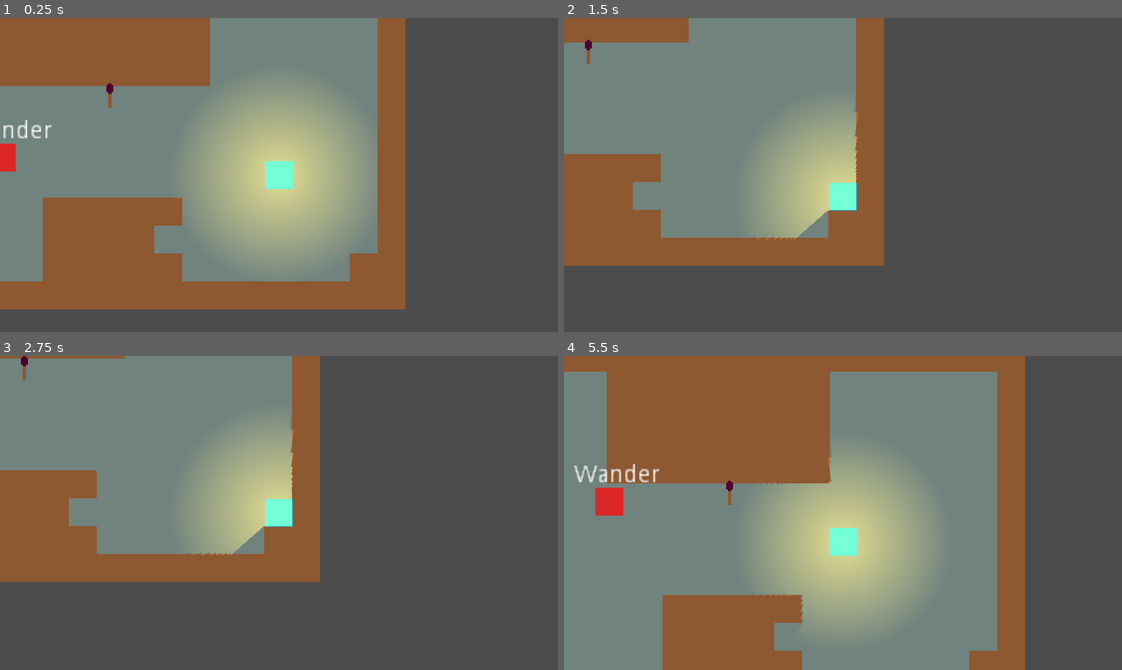
Above: before the commit, frames 1-4 (two rows, left to right).
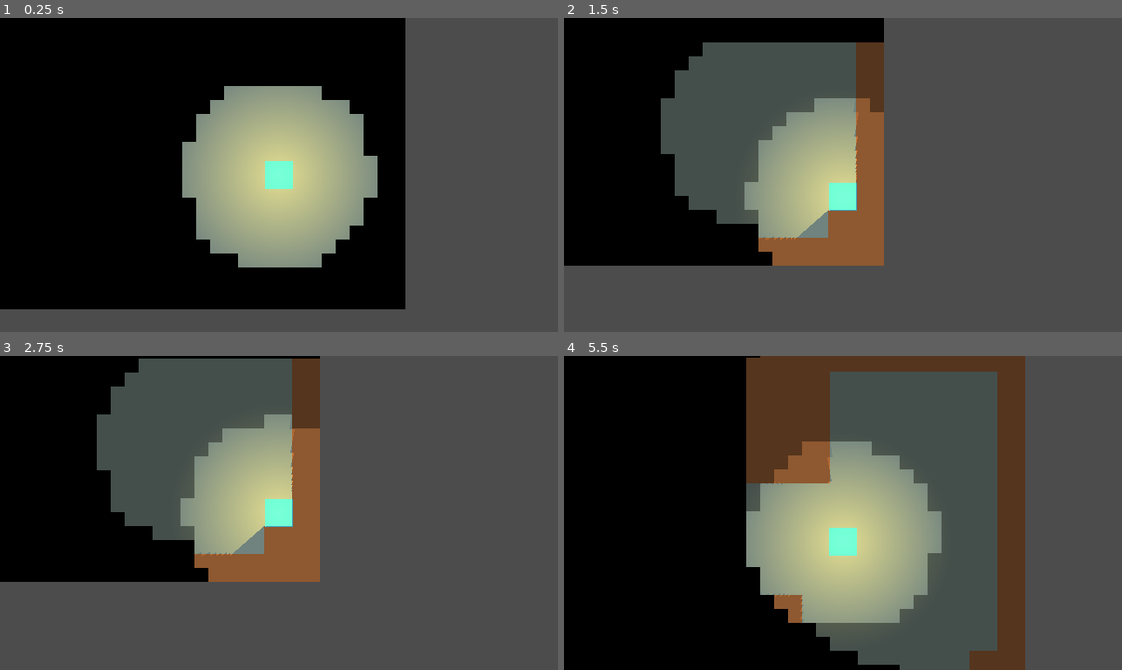
Above: after the commit, the same moments.

Repository: MrBSmith/Global2021
Game: Godot game, scene res://Scenes/Level/Level.tscn
Two runs of this game, one before a commit and one after it. Both use one fixed random seed, a clock stepped at 60 frames per second and the inputs below.
Inputs:
- Up to frame 1 (0.25 s): no input
- Up to frame 2 (1.5 s): tap Enter (ui_accept) at 0.5, 0.77 s; hold Right (ui_right) 0.53-1.28 s; hold Down (ui_down) from 1.28 s (still down)
- Up to frame 3 (2.75 s): tap Enter (ui_accept) at 1.52 s; release Down (ui_down) at 2.03 s; hold Right (ui_right) from 2.03 s (still down)
- Up to frame 4 (5.5 s): tap Enter (ui_accept) at 2.75, 3.02, 3.77, 4.52, 5 s; release Right (ui_right) at 2.78 s; hold Up (ui_up) 2.78-3.53 s; hold Left (ui_left) 3.53-5.03 s; hold Down (ui_down) from 5.03 s (still down)

The runs differ from the first frame. In frame 1, 51% of the frame differs, in the area x 0-73%, y 0-93%; in frame 2, 34%; in frame 3, 30%; in frame 4, 67%, in the area x 0-83%, y 0-100%.

Commit message:
Fog of war

Diff:
--- a/Autoload/Events.gd
+++ b/Autoload/Events.gd
@@ -12,3 +12,7 @@
 
 signal try_to_fire()
 signal light_activated(light_source ,active)
+
+#### FOG ####
+
+signal visible_tiles_update()
--- a/Scenes/Actors/Player/Player.gd
+++ b/Scenes/Actors/Player/Player.gd
@@ -21,11 +21,13 @@
 
 #### BUILT-IN ####
 
+
 func _physics_process(_delta: float) -> void:
 	var dir = Vector2(v_movement, h_movement).normalized()
 	var velocity = dir * speed
 
 	var __ = move_and_slide(velocity)
+
 
 
 #### VIRTUALS ####
--- a/Scenes/Actors/Player/Player.tscn
+++ b/Scenes/Actors/Player/Player.tscn
@@ -28,3 +28,4 @@
 texture = ExtResource( 2 )
 
 [node name="Lighter" parent="." index="3" instance=ExtResource( 4 )]
+active = true
--- /dev/null
+++ b/Scenes/FogOfWar/FogOfWar.gd
@@ -0,0 +1,46 @@
+extends Node2D
+class_name FogOfWar
+
+const fog_tile_scene = preload("res://Scenes/FogOfWar/FogTile/FogTile.tscn")
+
+onready var fog_update_timer = $Timer
+
+#### ACCESSORS ####
+
+func is_class(value: String): return value == "FogOfWar" or .is_class(value)
+func get_class() -> String: return "FogOfWar"
+
+
+#### BUILT-IN ####
+
+func _ready() -> void:
+	var __ = fog_update_timer.connect("timeout", self, "_on_fog_update_timer_timeout")
+
+#### VIRTUALS ####
+
+
+
+#### LOGIC ####
+
+func add_fog_tile(pos: Vector2):
+	var fog_tile = fog_tile_scene.instance()
+	fog_tile.set_position(pos)
+	add_child(fog_tile)
+
+
+func update_tile_visibility():
+	for child in get_children():
+		if !child is FogTile or child.get_state() != "visible":
+			 continue
+
+		if !child.is_enlightened():
+			child.set_state("not_visible")
+
+#### INPUTS ####
+
+
+
+#### SIGNAL RESPONSES ####
+
+func _on_fog_update_timer_timeout():
+	update_tile_visibility()
--- /dev/null
+++ b/Scenes/FogOfWar/FogTile/FogTile.gd
@@ -0,0 +1,54 @@
+extends Area2D
+class_name FogTile
+
+var state_map : Dictionary = {
+	"hidden": Color.black,
+	"visible": Color.transparent,
+	"not_visible": Color(0, 0, 0, 0.4)
+}
+
+var state : String = state_map.keys()[0] setget set_state, get_state
+
+#### ACCESSORS ####
+
+func is_class(value: String): return value == "FogTile" or .is_class(value)
+func get_class() -> String: return "FogTile"
+
+func set_state(value: String):
+	if state == value:
+		return
+
+	if !value in state_map.keys():
+		print_debug("The given value isn't a key in the state_map dictonary")
+
+	if value == "not_visible":
+		if is_enlightened():
+			return
+
+	state = value
+	$ColorRect.set_frame_color(state_map[state])
+
+func get_state() -> String: return state
+
+
+#### BUILT-IN ####
+
+
+
+#### VIRTUALS ####
+
+
+
+#### LOGIC ####
+
+func is_enlightened() -> bool:
+	for area in get_overlapping_areas():
+		if area.is_class("LightBase") && area.is_active():
+			return true
+	return false
+
+#### INPUTS ####
+
+
+
+#### SIGNAL RESPONSES ####
--- /dev/null
+++ b/Scenes/FogOfWar/FogTile/FogTile.tscn
@@ -0,0 +1,28 @@
+[gd_scene load_steps=3 format=2]
+
+[ext_resource path="res://Scenes/FogOfWar/FogTile/FogTile.gd" type="Script" id=2]
+
+[sub_resource type="RectangleShape2D" id=1]
+extents = Vector2( 4, 4 )
+
+[node name="FogTile" type="Area2D"]
+script = ExtResource( 2 )
+
+[node name="CollisionShape2D" type="CollisionShape2D" parent="."]
+shape = SubResource( 1 )
+
+[node name="ColorRect" type="ColorRect" parent="."]
+anchor_left = 0.5
+anchor_top = 0.5
+anchor_right = 0.5
+anchor_bottom = 0.5
+margin_left = -4.0
+margin_top = -4.0
+margin_right = 4.0
+margin_bottom = 4.0
+grow_horizontal = 2
+grow_vertical = 2
+color = Color( 0, 0, 0, 1 )
+__meta__ = {
+"_edit_use_anchors_": false
+}
--- a/Scenes/Level/Level.gd
+++ b/Scenes/Level/Level.gd
@@ -2,6 +2,7 @@
 class_name Level
 
 onready var walls_node = $Navigation2D/Walls
+onready var fog_node = $Navigation2D/FogOfWar
 
 #### ACCESSORS ####
 
@@ -13,12 +14,26 @@
 
 func _ready() -> void:
 	randomize()
+	init_fog_of_war()
+
 
 #### VIRTUALS ####
 
 
 
 #### LOGIC ####
+
+func init_fog_of_war():
+	var map_cells = walls_node.get_used_cells()
+	var tile_size = walls_node.get_cell_size()
+	var fog_tile_size = Vector2(8, 8)
+
+	for cell in map_cells:
+		for i in range(tile_size.y / fog_tile_size.y):
+			for j in range(tile_size.x / fog_tile_size.x):
+				fog_node.add_fog_tile(cell * tile_size + Vector2(j, i) * fog_tile_size + (fog_tile_size / 2))
+
+
 
 func is_position_walkable(pos: Vector2) -> bool:
 	var cell = walls_node.world_to_map(pos)
--- a/Scenes/Level/Level.tscn
+++ b/Scenes/Level/Level.tscn
@@ -1,88 +1,12 @@
-[gd_scene load_steps=13 format=2]
+[gd_scene load_steps=8 format=2]
 
 [ext_resource path="res://Scenes/Actors/Player/Player.tscn" type="PackedScene" id=1]
-[ext_resource path="res://Scenes/Level/Tileset/Tileset.png" type="Texture" id=2]
+[ext_resource path="res://Scenes/Level/Tileset/LevelTileset.tres" type="TileSet" id=2]
 [ext_resource path="res://Scenes/Actors/Enemy/Enemy.tscn" type="PackedScene" id=3]
 [ext_resource path="res://Scenes/Level/Pathfinder.gd" type="Script" id=4]
 [ext_resource path="res://Scenes/Level/Level.gd" type="Script" id=5]
 [ext_resource path="res://Scenes/InteractiveObjects/Torch/Torch.tscn" type="PackedScene" id=6]
-
-[sub_resource type="OccluderPolygon2D" id=1]
-polygon = PoolVector2Array( 16, 16, 0, 16, 0, 0, 16, 0 )
-
-[sub_resource type="ConvexPolygonShape2D" id=2]
-points = PoolVector2Array( 16, 16, 0, 16, 0, 0, 16, 0 )
-
-[sub_resource type="OccluderPolygon2D" id=3]
-polygon = PoolVector2Array( 16, 16, 0, 16, 0, 0, 16, 0 )
-
-[sub_resource type="ConvexPolygonShape2D" id=4]
-points = PoolVector2Array( 16, 16, 0, 16, 0, 0, 16, 0 )
-
-[sub_resource type="NavigationPolygon" id=5]
-vertices = PoolVector2Array( 16, 16, 0, 16, 0, 0, 16, 0 )
-polygons = [ PoolIntArray( 0, 1, 2, 3 ) ]
-
-[sub_resource type="TileSet" id=6]
-0/name = "Soil"
-0/texture = ExtResource( 2 )
-0/tex_offset = Vector2( 0, 0 )
-0/modulate = Color( 1, 1, 1, 1 )
-0/region = Rect2( 0, 0, 16, 16 )
-0/tile_mode = 0
-0/occluder_offset = Vector2( 0, 0 )
-0/occluder = SubResource( 1 )
-0/navigation_offset = Vector2( 0, 0 )
-0/shape_offset = Vector2( 0, 0 )
-0/shape_transform = Transform2D( 1, 0, 0, 1, 0, 0 )
-0/shape = SubResource( 2 )
-0/shape_one_way = false
-0/shape_one_way_margin = 1.0
-0/shapes = [ {
-"autotile_coord": Vector2( 0, 0 ),
-"one_way": false,
-"one_way_margin": 1.0,
-"shape": SubResource( 2 ),
-"shape_transform": Transform2D( 1, 0, 0, 1, 0, 0 )
-} ]
-0/z_index = 0
-1/name = "Gold"
-1/texture = ExtResource( 2 )
-1/tex_offset = Vector2( 0, 0 )
-1/modulate = Color( 1, 1, 1, 1 )
-1/region = Rect2( 16, 0, 16, 16 )
-1/tile_mode = 0
-1/occluder_offset = Vector2( 0, 0 )
-1/occluder = SubResource( 3 )
-1/navigation_offset = Vector2( 0, 0 )
-1/shape_offset = Vector2( 0, 0 )
-1/shape_transform = Transform2D( 1, 0, 0, 1, 0, 0 )
-1/shape = SubResource( 4 )
-1/shape_one_way = false
-1/shape_one_way_margin = 1.0
-1/shapes = [ {
-"autotile_coord": Vector2( 0, 0 ),
-"one_way": false,
-"one_way_margin": 1.0,
-"shape": SubResource( 4 ),
-"shape_transform": Transform2D( 1, 0, 0, 1, 0, 0 )
-} ]
-1/z_index = 0
-2/name = "Floor"
-2/texture = ExtResource( 2 )
-2/tex_offset = Vector2( 0, 0 )
-2/modulate = Color( 1, 1, 1, 1 )
-2/region = Rect2( 32, 0, 16, 16 )
-2/tile_mode = 0
-2/occluder_offset = Vector2( 0, 0 )
-2/navigation_offset = Vector2( 0, 0 )
-2/navigation = SubResource( 5 )
-2/shape_offset = Vector2( 0, 0 )
-2/shape_transform = Transform2D( 1, 0, 0, 1, 0, 0 )
-2/shape_one_way = false
-2/shape_one_way_margin = 0.0
-2/shapes = [  ]
-2/z_index = 0
+[ext_resource path="res://Scenes/FogOfWar/FogOfWar.gd" type="Script" id=7]
 
 [node name="Level" type="Node2D"]
 script = ExtResource( 5 )
@@ -101,7 +25,7 @@
 script = ExtResource( 4 )
 
 [node name="Walls" type="TileMap" parent="Navigation2D"]
-tile_set = SubResource( 6 )
+tile_set = ExtResource( 2 )
 cell_size = Vector2( 16, 16 )
 format = 1
 tile_data = PoolIntArray( 0, 0, 0, 1, 0, 0, 2, 0, 0, 3, 0, 0, 4, 0, 0, 5, 0, 0, 6, 0, 0, 7, 0, 0, 8, 0, 0, 9, 0, 0, 10, …(3614 unchanged characters)…
@@ -109,5 +33,16 @@
 "_edit_lock_": true
 }
 
+[node name="FogOfWar" type="Node2D" parent="Navigation2D"]
+z_index = 2
+script = ExtResource( 7 )
+__meta__ = {
+"_edit_lock_": true
+}
+
+[node name="Timer" type="Timer" parent="Navigation2D/FogOfWar"]
+wait_time = 0.05
+autostart = true
+
 [node name="Torch" parent="." instance=ExtResource( 6 )]
 position = Vector2( 166.346, 85.4647 )
--- /dev/null
+++ b/Scenes/Level/Tileset/LevelTileset.tres
@@ -0,0 +1,94 @@
+[gd_resource type="TileSet" load_steps=7 format=2]
+
+[ext_resource path="res://Scenes/Level/Tileset/Tileset.png" type="Texture" id=1]
+
+[sub_resource type="OccluderPolygon2D" id=1]
+polygon = PoolVector2Array( 16, 16, 0, 16, 0, 0, 16, 0 )
+
+[sub_resource type="ConvexPolygonShape2D" id=2]
+points = PoolVector2Array( 16, 16, 0, 16, 0, 0, 16, 0 )
+
+[sub_resource type="OccluderPolygon2D" id=3]
+polygon = PoolVector2Array( 16, 16, 0, 16, 0, 0, 16, 0 )
+
+[sub_resource type="ConvexPolygonShape2D" id=4]
+points = PoolVector2Array( 16, 16, 0, 16, 0, 0, 16, 0 )
+
+[sub_resource type="NavigationPolygon" id=5]
+vertices = PoolVector2Array( 16, 16, 0, 16, 0, 0, 16, 0 )
+polygons = [ PoolIntArray( 0, 1, 2, 3 ) ]
+
+[resource]
+0/name = "Soil"
+0/texture = ExtResource( 1 )
+0/tex_offset = Vector2( 0, 0 )
+0/modulate = Color( 1, 1, 1, 1 )
+0/region = Rect2( 0, 0, 16, 16 )
+0/tile_mode = 0
+0/occluder_offset = Vector2( 0, 0 )
+0/occluder = SubResource( 1 )
+0/navigation_offset = Vector2( 0, 0 )
+0/shape_offset = Vector2( 0, 0 )
+0/shape_transform = Transform2D( 1, 0, 0, 1, 0, 0 )
+0/shape = SubResource( 2 )
+0/shape_one_way = false
+0/shape_one_way_margin = 1.0
+0/shapes = [ {
+"autotile_coord": Vector2( 0, 0 ),
+"one_way": false,
+"one_way_margin": 1.0,
+"shape": SubResource( 2 ),
+"shape_transform": Transform2D( 1, 0, 0, 1, 0, 0 )
+} ]
+0/z_index = 0
+1/name = "Gold"
+1/texture = ExtResource( 1 )
+1/tex_offset = Vector2( 0, 0 )
+1/modulate = Color( 1, 1, 1, 1 )
+1/region = Rect2( 16, 0, 16, 16 )
+1/tile_mode = 0
+1/occluder_offset = Vector2( 0, 0 )
+1/occluder = SubResource( 3 )
+1/navigation_offset = Vector2( 0, 0 )
+1/shape_offset = Vector2( 0, 0 )
+1/shape_transform = Transform2D( 1, 0, 0, 1, 0, 0 )
+1/shape = SubResource( 4 )
+1/shape_one_way = false
+1/shape_one_way_margin = 1.0
+1/shapes = [ {
+"autotile_coord": Vector2( 0, 0 ),
+"one_way": false,
+"one_way_margin": 1.0,
+"shape": SubResource( 4 ),
+"shape_transform": Transform2D( 1, 0, 0, 1, 0, 0 )
+} ]
+1/z_index = 0
+2/name = "Floor"
+2/texture = ExtResource( 1 )
+2/tex_offset = Vector2( 0, 0 )
+2/modulate = Color( 1, 1, 1, 1 )
+2/region = Rect2( 32, 0, 16, 16 )
+2/tile_mode = 0
+2/occluder_offset = Vector2( 0, 0 )
+2/navigation_offset = Vector2( 0, 0 )
+2/navigation = SubResource( 5 )
+2/shape_offset = Vector2( 0, 0 )
+2/shape_transform = Transform2D( 1, 0, 0, 1, 0, 0 )
+2/shape_one_way = false
+2/shape_one_way_margin = 0.0
+2/shapes = [  ]
+2/z_index = 0
+3/name = "Fog"
+3/texture = ExtResource( 1 )
+3/tex_offset = Vector2( 0, 0 )
+3/modulate = Color( 1, 1, 1, 1 )
+3/region = Rect2( 48, 0, 16, 16 )
+3/tile_mode = 0
+3/occluder_offset = Vector2( 0, 0 )
+3/navigation_offset = Vector2( 0, 0 )
+3/shape_offset = Vector2( 0, 0 )
+3/shape_transform = Transform2D( 1, 0, 0, 1, 0, 0 )
+3/shape_one_way = false
+3/shape_one_way_margin = 0.0
+3/shapes = [  ]
+3/z_index = 0
--- a/Scenes/Light/LightBase.gd
+++ b/Scenes/Light/LightBase.gd
@@ -1,7 +1,7 @@
 extends Area2D
 class_name LightBase
 
-var active : bool = false setget set_active, is_active
+export var active : bool = false setget set_active, is_active
 
 #### ACCESSORS ####
 
@@ -15,12 +15,15 @@
 	active = value
 	set_visible(value)
 	Events.emit_signal("light_activated", self, active)
+	update_fog_tiles()
 
 func is_active() -> bool : return active
 
 #### BUILT-IN ####
 
-
+func _ready() -> void:
+	var _err = connect("area_entered", self, "_on_area_entered")
+	_err = connect("area_exited", self, "_on_area_exited")
 
 #### VIRTUALS ####
 
@@ -28,10 +31,27 @@
 
 #### LOGIC ####
 
+func update_fog_tiles():
+	for area in get_overlapping_areas():
+		if !area is FogTile:
+			continue
 
+		if is_active():
+			area.set_state("visible")
+		else:
+			area.set_state("not_visible")
 
 #### INPUTS ####
 
 
 
 #### SIGNAL RESPONSES ####
+
+func _on_area_entered(area: Area2D):
+	if area is FogTile && is_active():
+		area.set_state("visible")
+
+
+func _on_area_exited(area: Area2D):
+	if area is FogTile && is_active():
+		area.set_state("not_visible")
--- a/project.godot
+++ b/project.godot
@@ -23,6 +23,16 @@
 "class": "Enemy",
 "language": "GDScript",
 "path": "res://Scenes/Actors/Enemy/Enemy.gd"
+}, {
+"base": "Node2D",
+"class": "FogOfWar",
+"language": "GDScript",
+"path": "res://Scenes/FogOfWar/FogOfWar.gd"
+}, {
+"base": "Area2D",
+"class": "FogTile",
+"language": "GDScript",
+"path": "res://Scenes/FogOfWar/FogTile/FogTile.gd"
 }, {
 "base": "Node2D",
 "class": "InteractiveObject",
@@ -78,6 +88,8 @@
 "Actor": "",
 "Chase": "",
 "Enemy": "",
+"FogOfWar": "",
+"FogTile": "",
 "InteractiveObject": "",
 "Level": "",
 "LightBase": "",
Binary file changed: Scenes/Level/Tileset/Tileset.png
